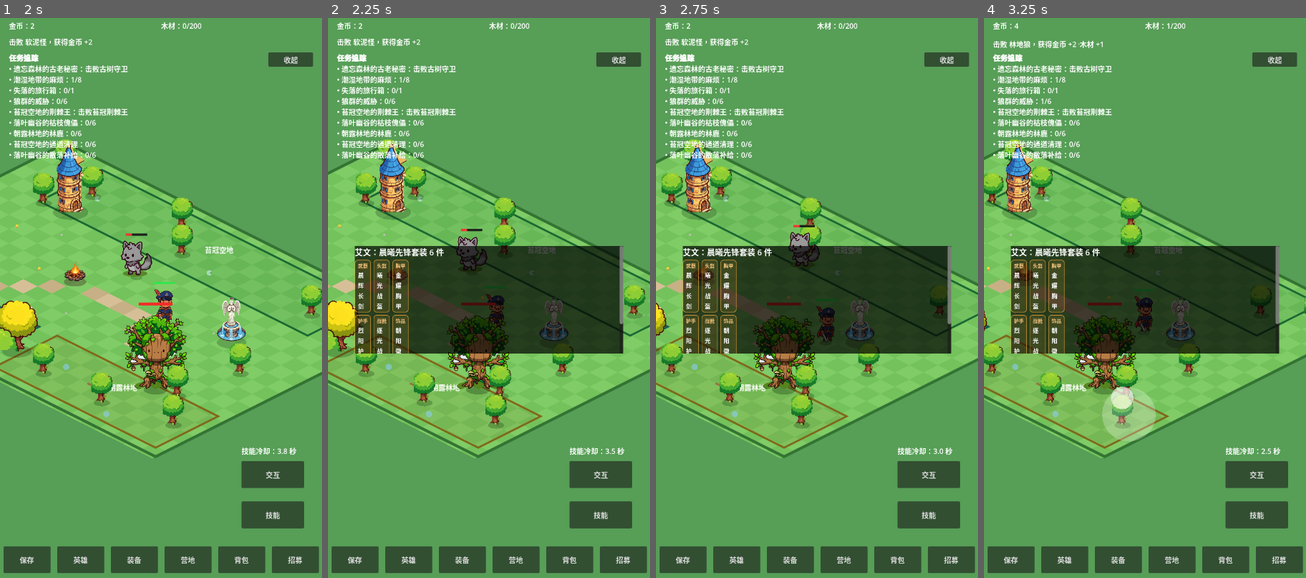
Above: before the commit, frames 1-4 (left to right).
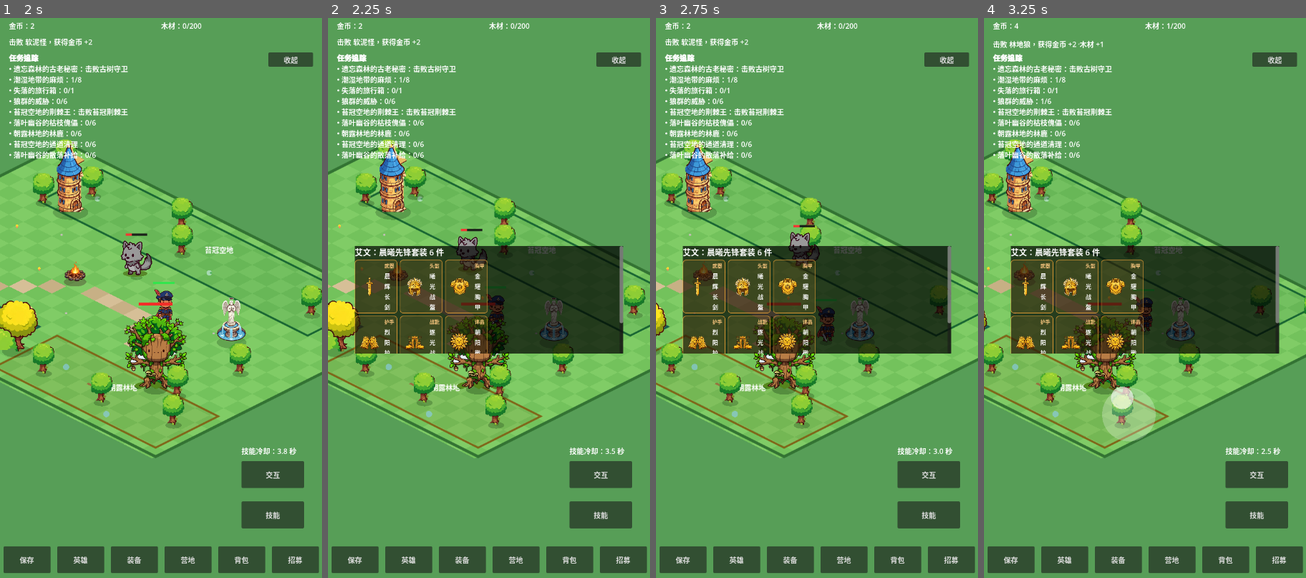
Above: after the commit, the same moments.

Repository: oneyi53/game
Game: Godot game, scene res://scenes/main.tscn
Two runs of this game, one before a commit and one after it. Both use one fixed random seed, a clock stepped at 60 frames per second and the inputs below.
Inputs (mouse positions are in pixels of both pictures, inside the frame that each line leads up to):
- Up to frame 1 (2 s): tap Enter at 0.5 s; move the mouse to (231, 270) at 0.52 s; hold Right (ui_right) 0.53-1.25 s; tap E at 0.6 s; click (231, 270) at 0.67 s; tap Space at 0.77 s; drag from (96, 326) to (270, 410) at 1.27 s
- Up to frame 2 (2.25 s): move the mouse to (521, 174) at 2.02 s; hold Right (ui_right) from 2.03 s (still down); tap Q at 2.1 s
- Up to frame 3 (2.75 s): keep holding Right (ui_right)
- Up to frame 4 (3.25 s): release Right (ui_right) at 2.75 s; drag from (1128, 415) to (1048, 214) at 2.77 s

Frame 1 is identical in both runs. In frame 2, 4.5% of the frame differs, in the area x 8-92%, y 43-60%; in frame 3, 4.6%; in frame 4, 4.7%.

Commit message:
Add set equipment icons to equipment panel

Diff:
--- a/scripts/ui/equip_panel.gd
+++ b/scripts/ui/equip_panel.gd
@@ -19,6 +19,33 @@
 var dynamic_mode: bool = false
 var scroll: ScrollContainer = null
 var list_box: VBoxContainer = null
+
+const EQUIPMENT_ICONS: Dictionary = {
+    "dawn_vanguard": {
+        "weapon": preload("res://assets/art-v1/sprites/equipment_sets/dawn_vanguard_weapon.png"),
+        "helmet": preload("res://assets/art-v1/sprites/equipment_sets/dawn_vanguard_helmet.png"),
+        "chest": preload("res://assets/art-v1/sprites/equipment_sets/dawn_vanguard_chest.png"),
+        "gloves": preload("res://assets/art-v1/sprites/equipment_sets/dawn_vanguard_gloves.png"),
+        "boots": preload("res://assets/art-v1/sprites/equipment_sets/dawn_vanguard_boots.png"),
+        "accessory": preload("res://assets/art-v1/sprites/equipment_sets/dawn_vanguard_accessory.png")
+    },
+    "forest_bulwark": {
+        "weapon": preload("res://assets/art-v1/sprites/equipment_sets/forest_bulwark_weapon.png"),
+        "helmet": preload("res://assets/art-v1/sprites/equipment_sets/forest_bulwark_helmet.png"),
+        "chest": preload("res://assets/art-v1/sprites/equipment_sets/forest_bulwark_chest.png"),
+        "gloves": preload("res://assets/art-v1/sprites/equipment_sets/forest_bulwark_gloves.png"),
+        "boots": preload("res://assets/art-v1/sprites/equipment_sets/forest_bulwark_boots.png"),
+        "accessory": preload("res://assets/art-v1/sprites/equipment_sets/forest_bulwark_accessory.png")
+    },
+    "starfeather_hunt": {
+        "weapon": preload("res://assets/art-v1/sprites/equipment_sets/starfeather_hunt_weapon.png"),
+        "helmet": preload("res://assets/art-v1/sprites/equipment_sets/starfeather_hunt_helmet.png"),
+        "chest": preload("res://assets/art-v1/sprites/equipment_sets/starfeather_hunt_chest.png"),
+        "gloves": preload("res://assets/art-v1/sprites/equipment_sets/starfeather_hunt_gloves.png"),
+        "boots": preload("res://assets/art-v1/sprites/equipment_sets/starfeather_hunt_boots.png"),
+        "accessory": preload("res://assets/art-v1/sprites/equipment_sets/starfeather_hunt_accessory.png")
+    }
+}
 
 func set_data(p_heroes: Array, p_manager: EquipmentManager) -> void:
     heroes = p_heroes
@@ -114,7 +141,7 @@
     }
     for slot in manager.SLOTS:
         var tile: PanelContainer = PanelContainer.new()
-        tile.custom_minimum_size = Vector2(0.0, 58.0)
+        tile.custom_minimum_size = Vector2(0.0, 82.0)
         var style: StyleBoxFlat = StyleBoxFlat.new()
         style.bg_color = Color(accent.r, accent.g, accent.b, 0.12)
         style.border_color = Color(accent.r, accent.g, accent.b, 0.9)
@@ -125,19 +152,30 @@
         style.content_margin_top = 5.0
         style.content_margin_bottom = 5.0
         tile.add_theme_stylebox_override("panel", style)
-        var content: VBoxContainer = VBoxContainer.new()
-        content.add_theme_constant_override("separation", 1)
+        var content: HBoxContainer = HBoxContainer.new()
+        content.add_theme_constant_override("separation", 7)
         tile.add_child(content)
+        var icon: TextureRect = TextureRect.new()
+        var set_icons: Dictionary = EQUIPMENT_ICONS.get(set_id, {})
+        icon.texture = set_icons.get(slot) as Texture2D
+        icon.custom_minimum_size = Vector2(52.0, 52.0)
+        icon.expand_mode = TextureRect.EXPAND_IGNORE_SIZE
+        icon.stretch_mode = TextureRect.STRETCH_KEEP_ASPECT_CENTERED
+        content.add_child(icon)
+        var text_column: VBoxContainer = VBoxContainer.new()
+        text_column.size_flags_horizontal = Control.SIZE_EXPAND_FILL
+        text_column.add_theme_constant_override("separation", 3)
+        content.add_child(text_column)
         var slot_label: Label = Label.new()
         slot_label.text = str(slot_names.get(slot, slot))
         slot_label.add_theme_font_size_override("font_size", 11)
         slot_label.add_theme_color_override("font_color", accent.lightened(0.35))
-        content.add_child(slot_label)
+        text_column.add_child(slot_label)
         var item_label: Label = Label.new()
         item_label.text = str(pieces.get(slot, "未配置"))
         item_label.add_theme_font_size_override("font_size", 13)
         item_label.autowrap_mode = TextServer.AUTOWRAP_WORD_SMART
-        content.add_child(item_label)
+        text_column.add_child(item_label)
         grid.add_child(tile)
 
 func _set_accent(set_id: String) -> Color:
